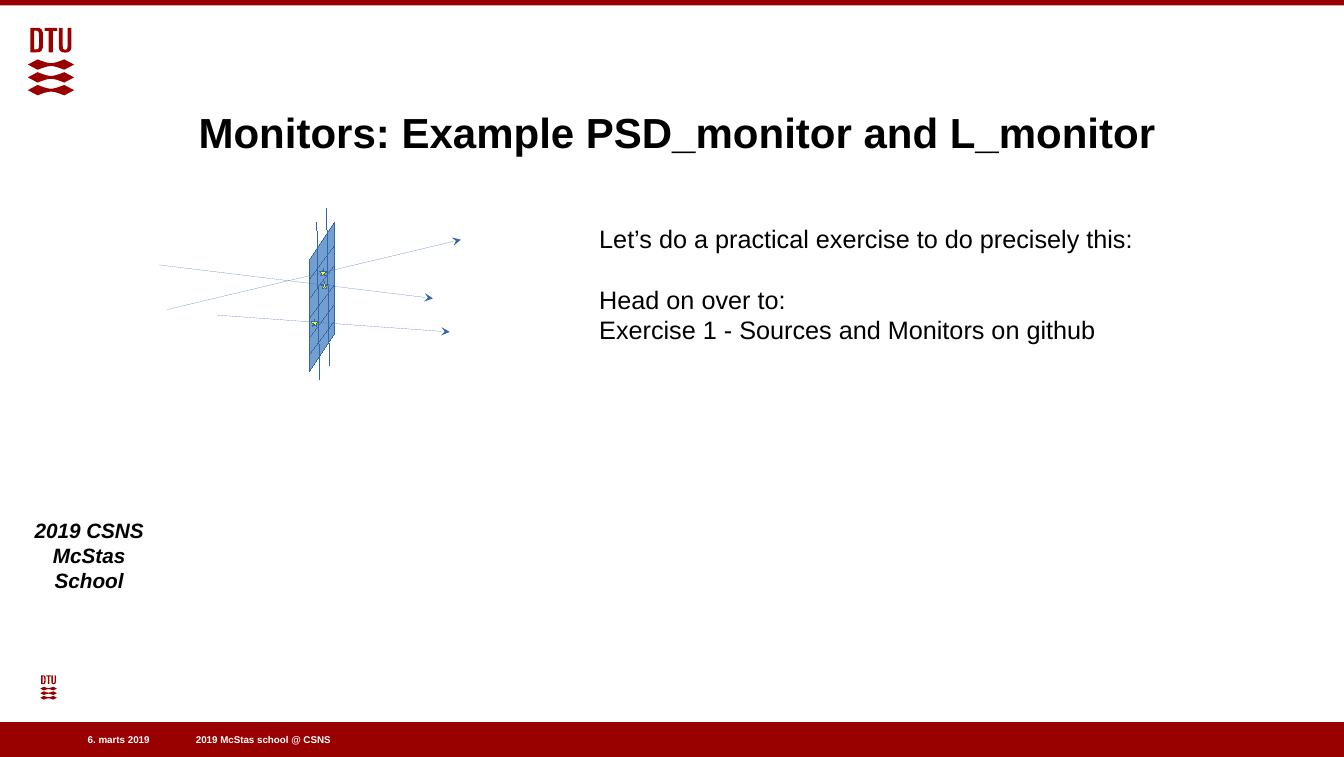
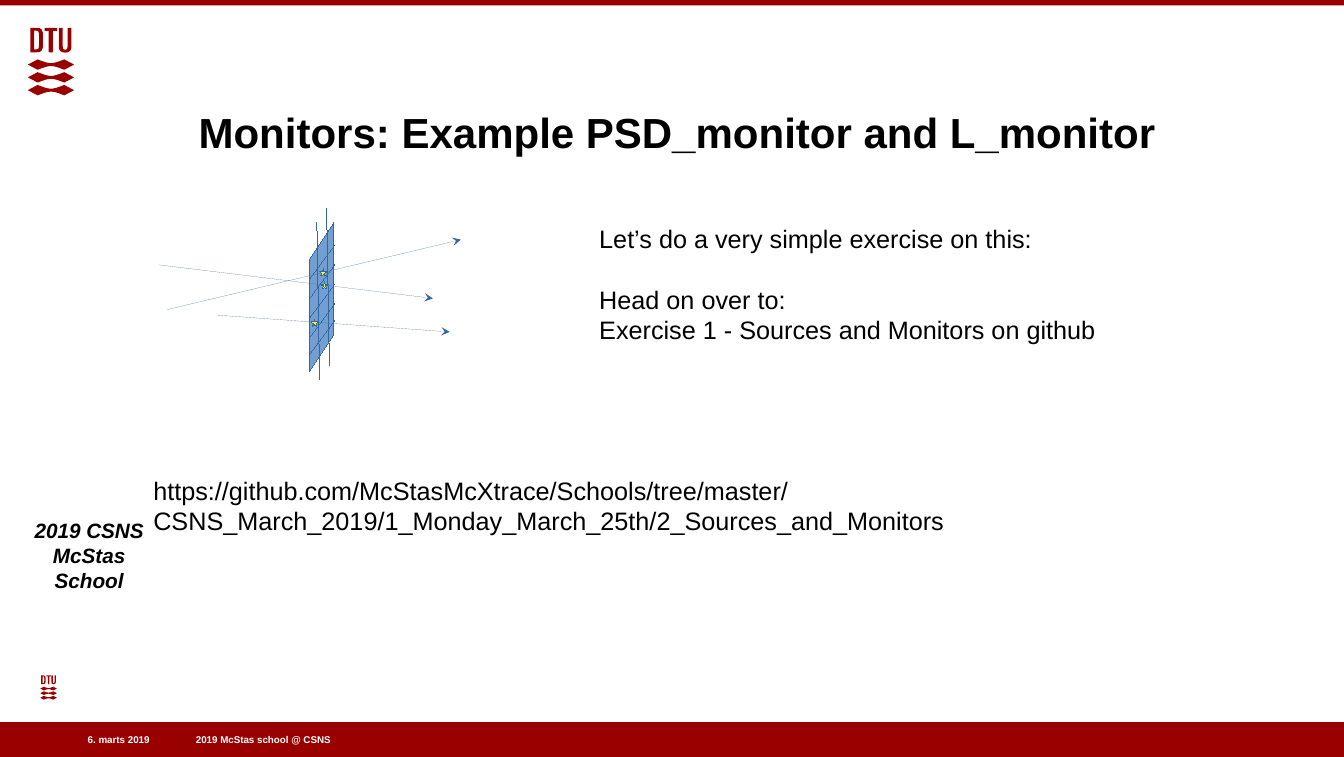
Before and after one commit to eddymaoui/Schools, a slide deck: slide 16 of CSNS_March_2019/1_Monday_March_25th/2_Sources_and_Monitors.odp. Drawn at 1344x757 pixels with LibreOffice and Linux fonts; fonts in the diff are those of the drawing; background and template pictures are left out. Boxes give left, top, right and bottom in pixels: in the first picture for what was removed or moved away, otherwise in the second. Text is boxed around its words. In the diff, an @@ line names an element or a change of style, - is before the commit and + after.

```diff
--- a/CSNS_March_2019/1_Monday_March_25th/2_Sources_and_Monitors.odp
+++ b/CSNS_March_2019/1_Monday_March_25th/2_Sources_and_Monitors.odp
@@ text at <box>599,229,1031,254</box>: text changed @@
-Let’s do a practical exercise to do precisely this:
+Let’s do a very simple exercise on this:
@@ text added at <box>153,481,944,536</box>, 18 pt, text #000000 @@
+https://github.com/McStasMcXtrace/Schools/tree/master/CSNS_March_2019/1_Monday_March_25th/2_Sources_and_Monitors
```
Also in this commit, not shown: 1 other file.
